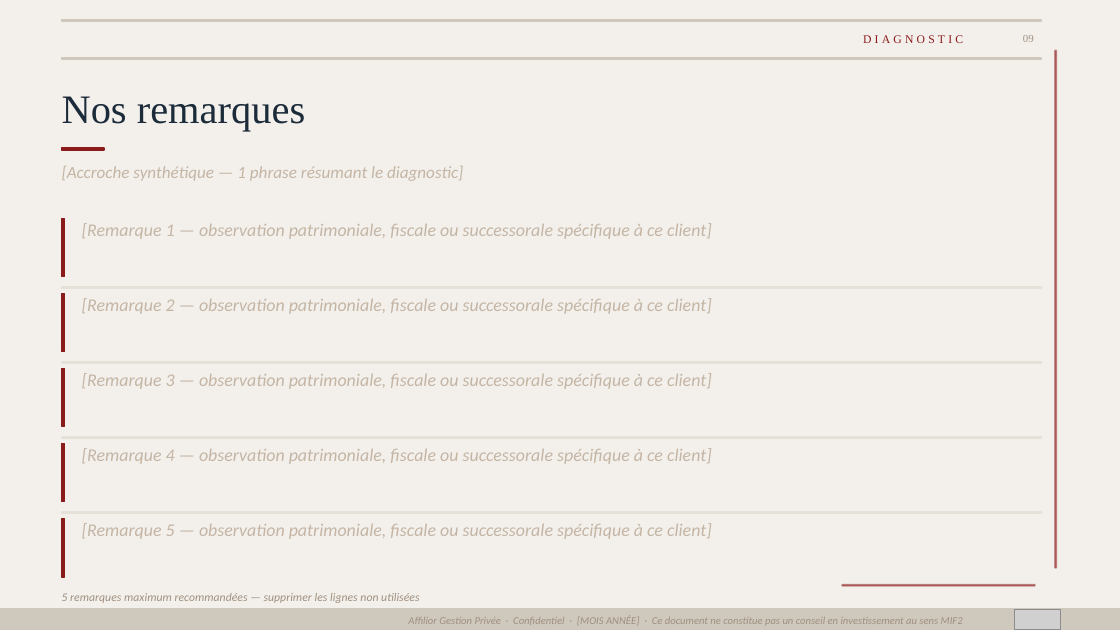
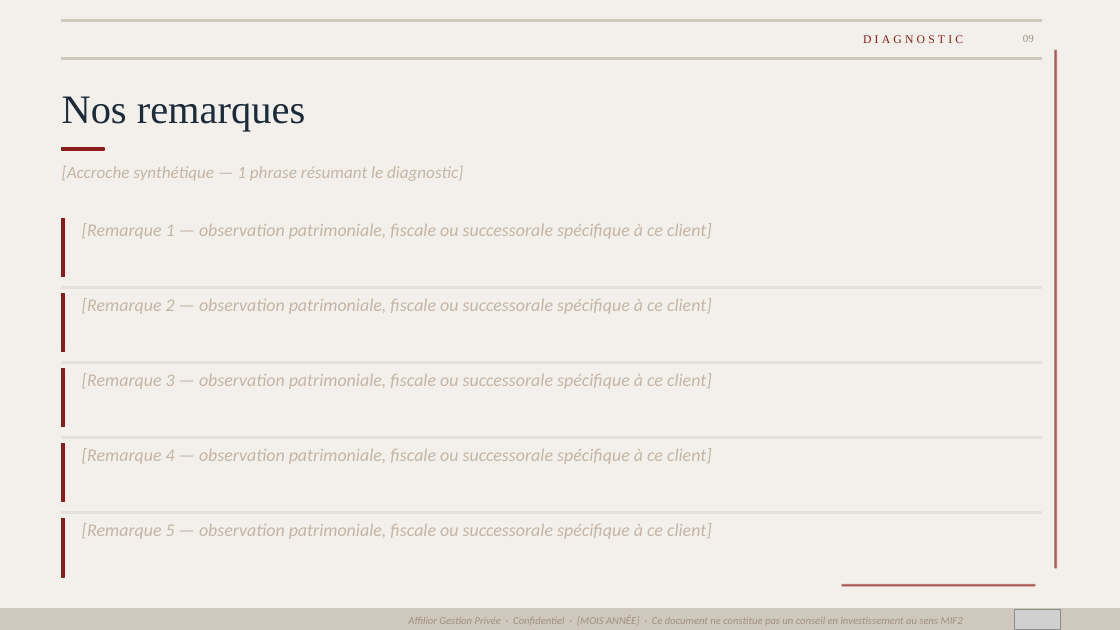
Before and after one commit to fififi1717/mkgt, a slide deck: slide 9 of Cans_Mstr.pptx. Drawn at 1120x630 pixels with LibreOffice and Linux fonts; fonts in the diff are those of the drawing; grey boxes stand for pictures. Boxes give left, top, right and bottom in pixels: in the first picture for what was removed or moved away, otherwise in the second. Text is boxed around its words. In the diff, an @@ line names an element or a change of style, - is before the commit and + after.

```diff
--- a/Cans_Mstr.pptx
+++ b/Cans_Mstr.pptx
@@ text removed at box(62, 593, 419, 603) @@
-5 remarques maximum recommandées — supprimer les lignes non utilisées
```
Also in this commit, not shown: 1 other slide changed.
